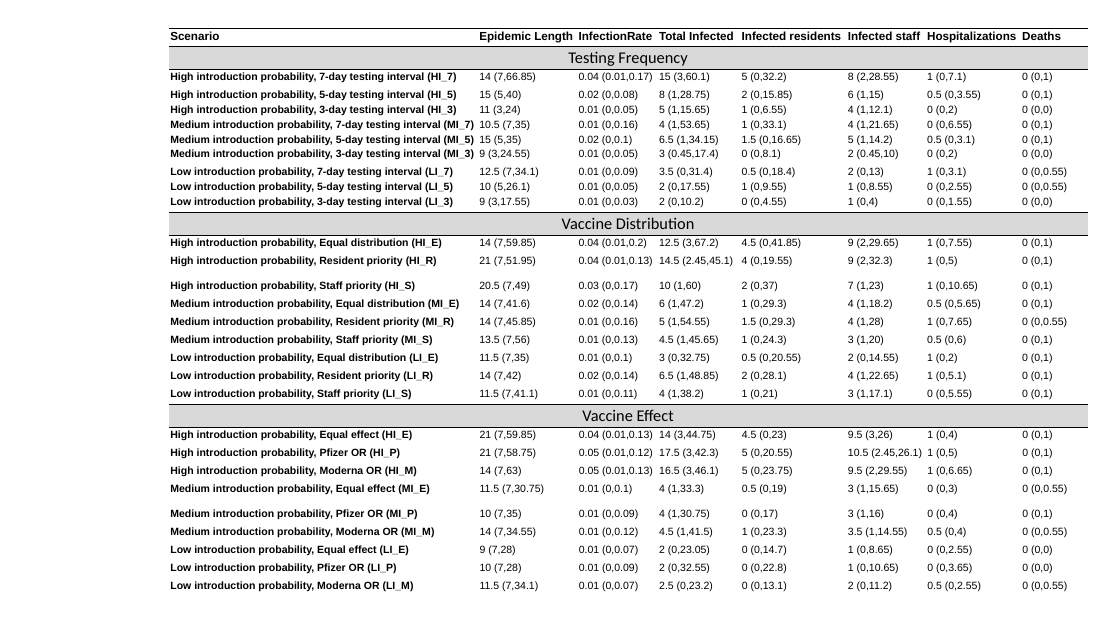
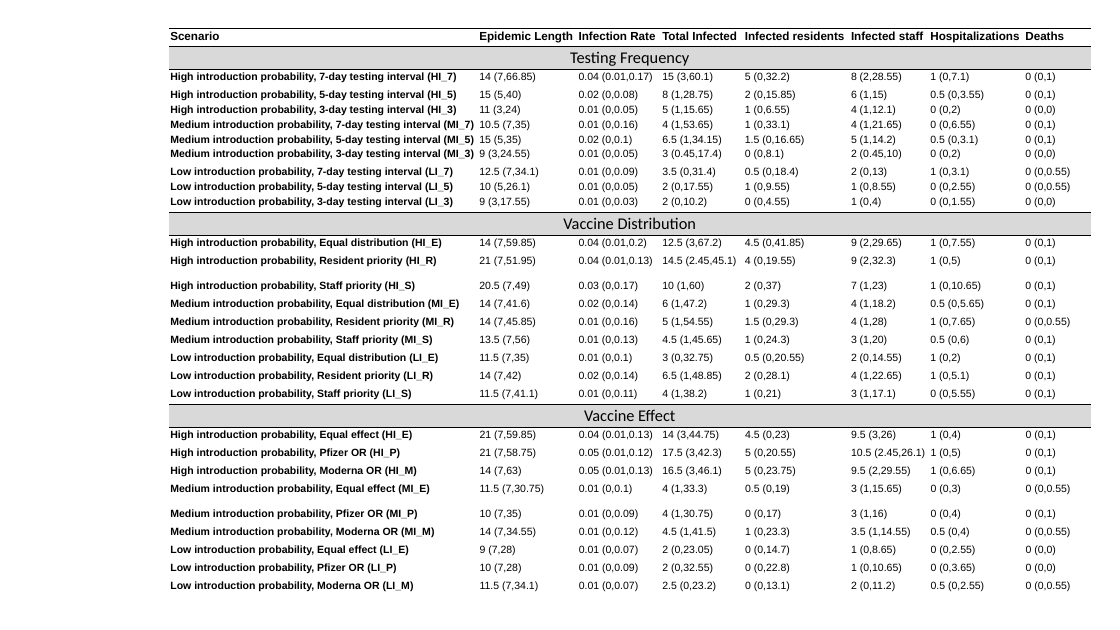
Before and after one commit to Corkran1/NH_COVID, a slide deck: slide 5 of Documentation/Tables/Tables.pptx (slide 2 before the commit). Drawn at 1120x630 pixels with LibreOffice and Linux fonts; fonts in the diff are those of the drawing. Boxes give left, top, right and bottom in pixels: in the first picture for what was removed or moved away, otherwise in the second. Text is boxed around its words. In the diff, an @@ line names an element or a change of style, - is before the commit and + after.

```diff
--- a/Documentation/Tables/Tables.pptx
+++ b/Documentation/Tables/Tables.pptx
@@ table at [169, 29, 1091, 601] @@
-row 1, column 3: InfectionRate
+row 1, column 3: Infection Rate
```
Also in this commit, not shown: 3 slides added, 16 other files.
